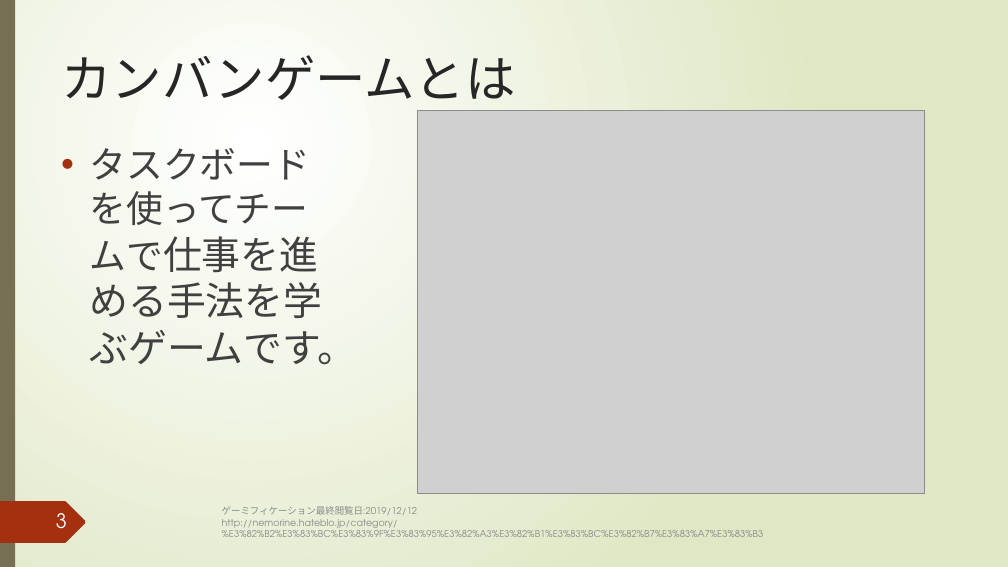
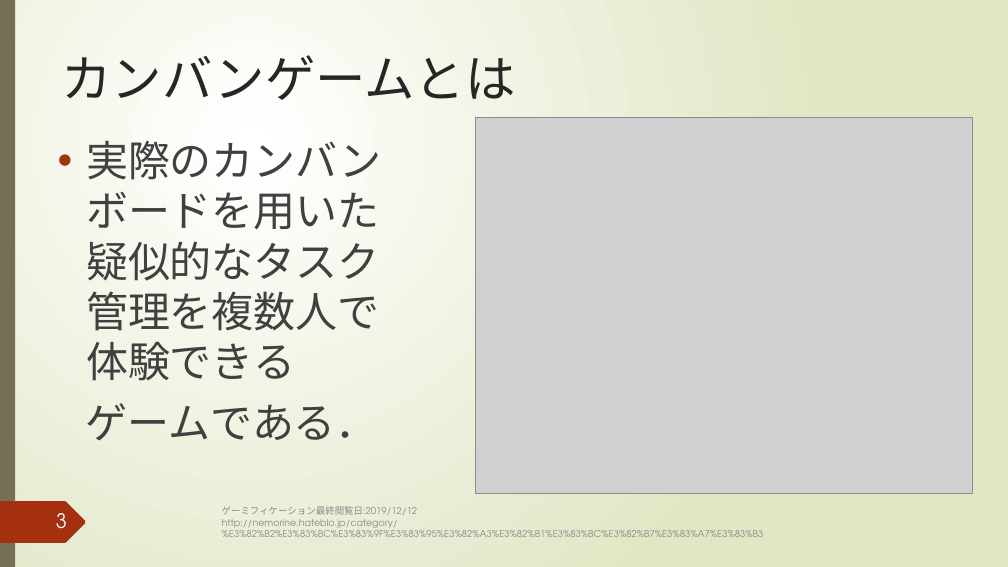
Before and after one commit to igakilab/sotuken_maeda, a slide deck: slide 3 of 卒研発表.pptx. Drawn at 1008x567 pixels with LibreOffice and Linux fonts; fonts in the diff are those of the drawing; grey boxes stand for pictures. Boxes give left, top, right and bottom in pixels: in the first picture for what was removed or moved away, otherwise in the second. Text is boxed around its words. In the diff, an @@ line names an element or a change of style, - is before the commit and + after.

```diff
--- a/卒研発表.pptx
+++ b/卒研発表.pptx
@@ picture: place and size @@
-picture at (417, 110, 925, 494)
+picture at (476, 118, 973, 494)
@@ text at (86, 140, 382, 441): text changed; size 37 to 40 pt @@
-• タスクボードを使ってチームで仕事を進める手法を学ぶゲームです。
+• 実際のカンバンボードを用いた疑似的なタスク管理を複数人で体験できる
+ゲームである．
```
Also in this commit, not shown: 1 other slide changed, 1 other file.
